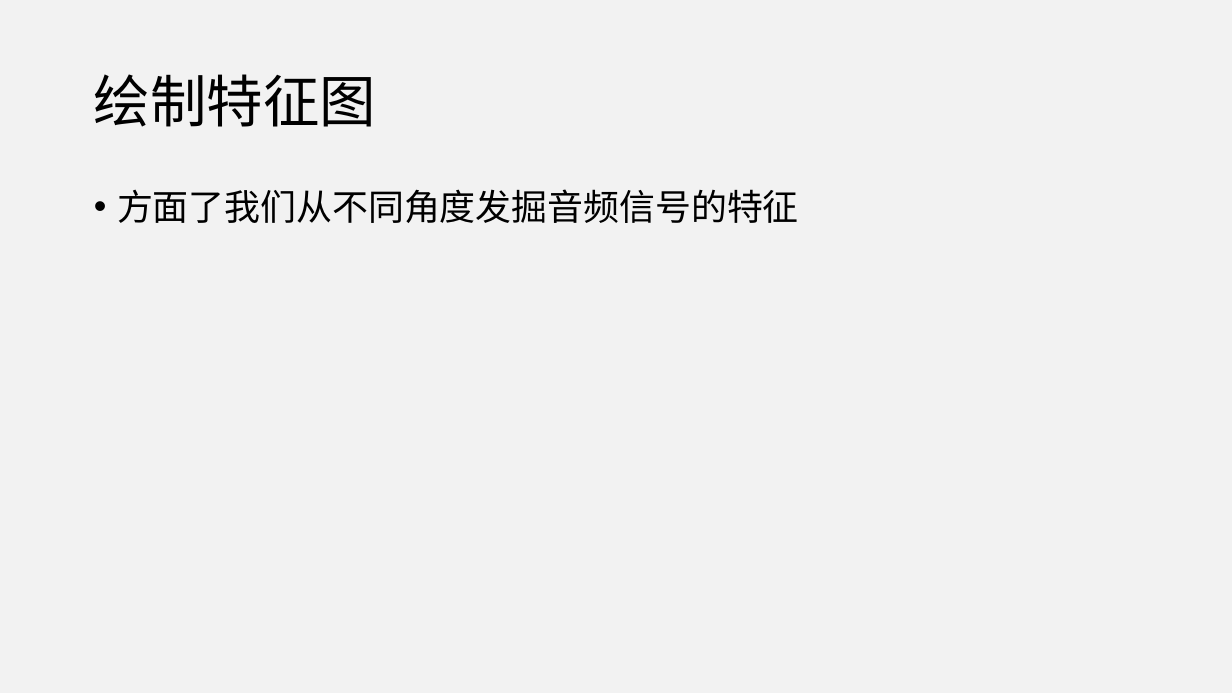
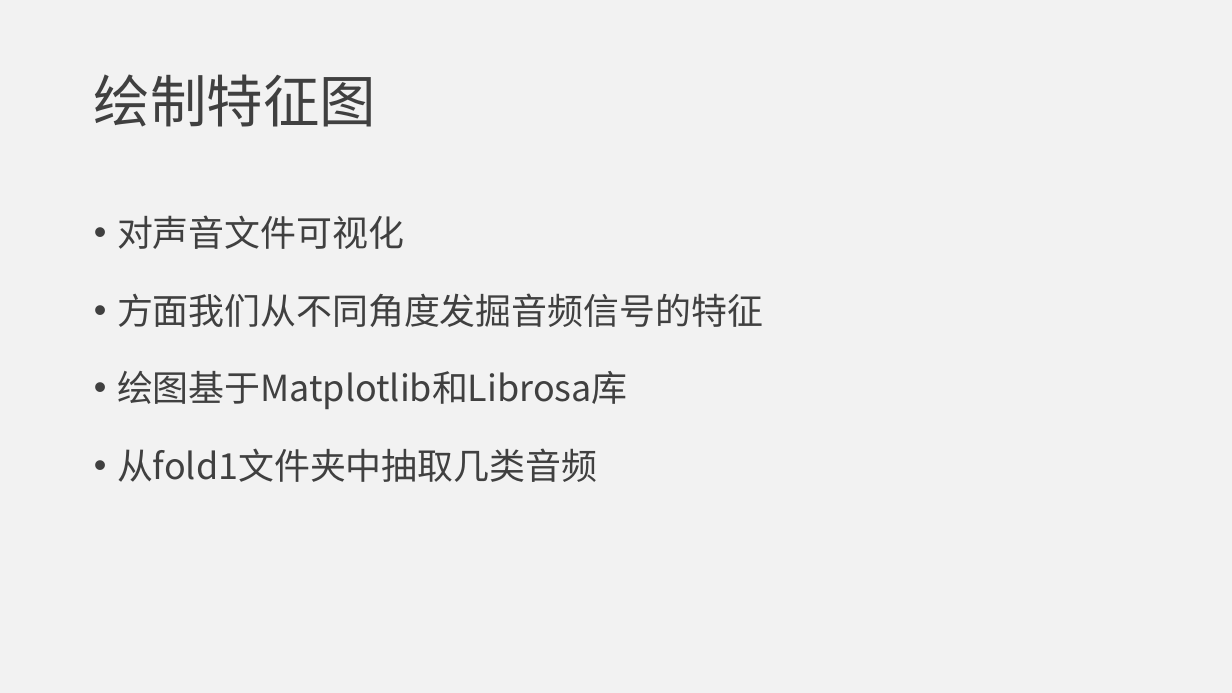
Before and after one commit to jumper3/paper, a slide deck: slide 20 of 开题报告/答辩.pptx. Drawn at 1232x693 pixels with LibreOffice and Linux fonts; fonts in the diff are those of the drawing. Boxes give left, top, right and bottom in pixels: in the first picture for what was removed or moved away, otherwise in the second. Text is boxed around its words. In the diff, an @@ line names an element or a change of style, - is before the commit and + after.

```diff
--- a/开题报告/答辩.pptx
+++ b/开题报告/答辩.pptx
@@ title "绘制特征图" at box(94, 74, 376, 127): text colour #000000 to #404040 @@
@@ text at box(117, 215, 763, 482): text changed; text colour #000000 to #404040 @@
-• 方面了我们从不同角度发掘音频信号的特征
+• 对声音文件可视化
+• 方面我们从不同角度发掘音频信号的特征
+• 绘图基于Matplotlib和Librosa库
+• 从fold1文件夹中抽取几类音频
```
Also in this commit, not shown: 7 other slides changed, 4 slides added, 3 slides removed, 2 other files.
